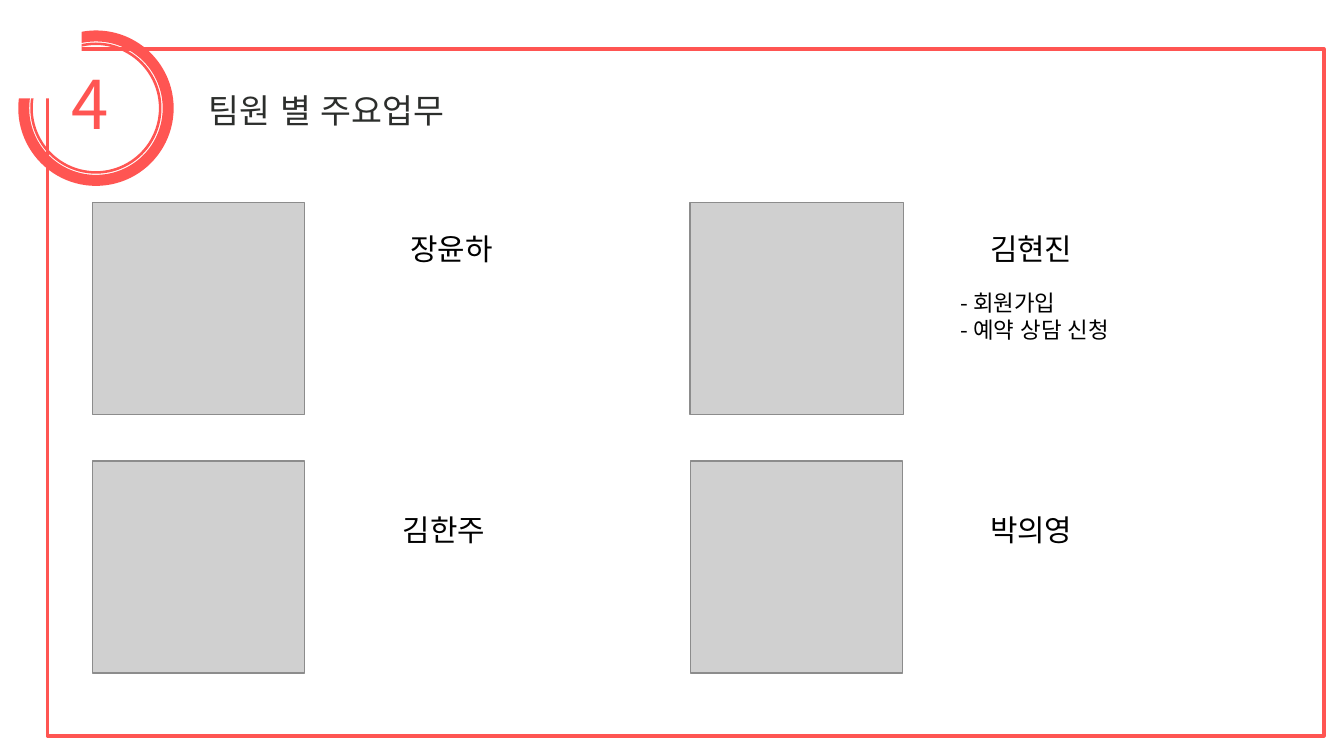
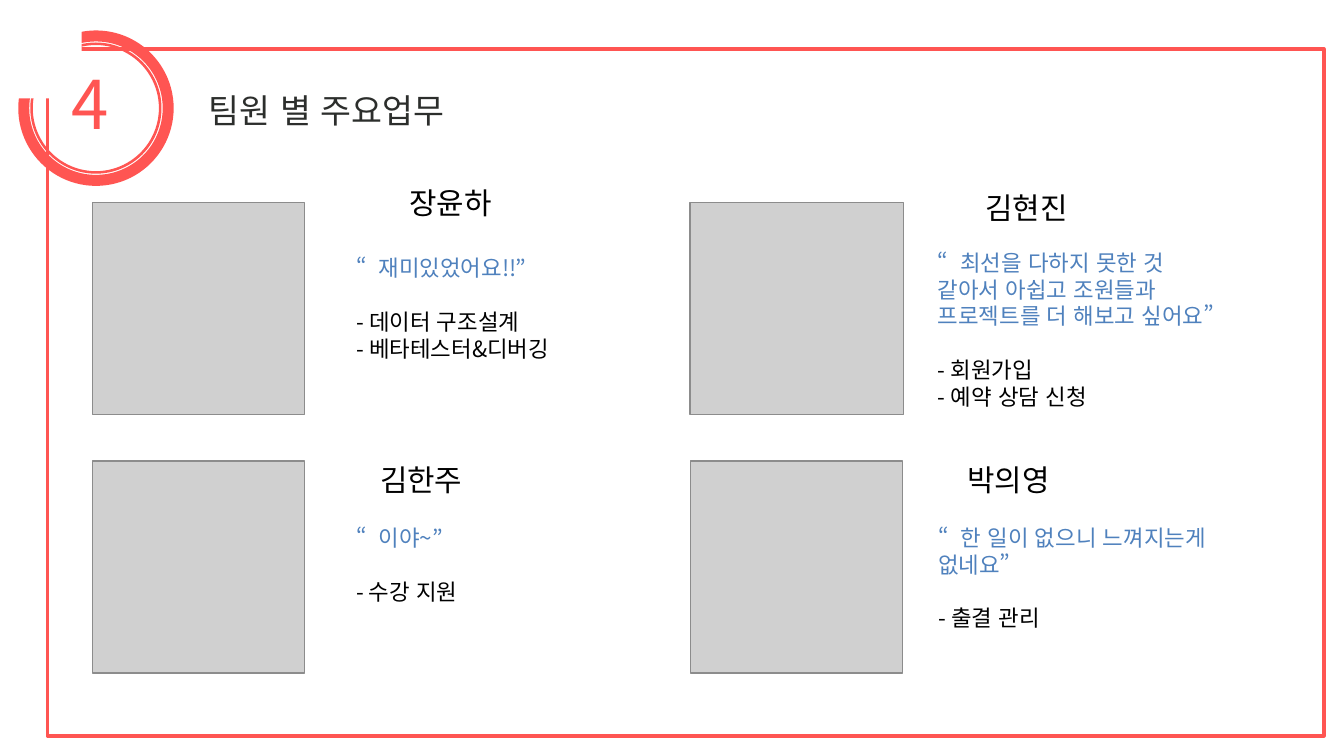
Before and after one commit to hanju-darby-kim/FinalProject, a slide deck: slide 20 of 최종 프로젝트3조.pptx. Drawn at 1344x756 pixels with LibreOffice and Linux fonts; fonts in the diff are those of the drawing; grey boxes stand for pictures. Boxes give left, top, right and bottom in pixels: in the first picture for what was removed or moved away, otherwise in the second. Text is boxed around its words. In the diff, an @@ line names an element or a change of style, - is before the commit and + after.

```diff
--- a/최종 프로젝트3조.pptx
+++ b/최종 프로젝트3조.pptx
@@ text "장윤하": place and size @@
-text "장윤하" at (411,235,493,263)
+text "장윤하" at (410,189,492,217)
@@ text "김현진": place and size @@
-text "김현진" at (990,235,1072,262)
+text "김현진" at (985,194,1067,221)
@@ text added at (369,257,549,359), 12 pt, text #000000 @@
+“재미있었어요!!”
+- 데이터 구조설계
+- 베타테스터&디버깅
@@ text "“최선을 다하지 못한 것 같아서 ...": place and size @@
-text "“최선을 다하지 못한 것 같아서 ..." at (973,292,1109,340)
+text "“최선을 다하지 못한 것 같아서 ..." at (938,252,1214,407)
@@ text at (938,252,1214,326): paragraph added @@
+“최선을 다하지 못한 것 같아서 아쉽고 조원들과 프로젝트를 더 해보고 싶어요”
@@ text "김한주": place and size @@
-text "김한주" at (403,516,485,544)
+text "김한주" at (380,466,462,494)
@@ text "박의영": place and size @@
-text "박의영" at (990,516,1072,544)
+text "박의영" at (968,466,1050,494)
@@ text added at (369,527,457,602), 12 pt, text #4F81BD @@
+“이야~”
+- 수강 지원
@@ text added at (938,527,1206,628), 12 pt, text #4F81BD @@
+“한 일이 없으니 느껴지는게 없네요”
+- 출결 관리
```
Also in this commit, not shown: 1 other slide changed.
